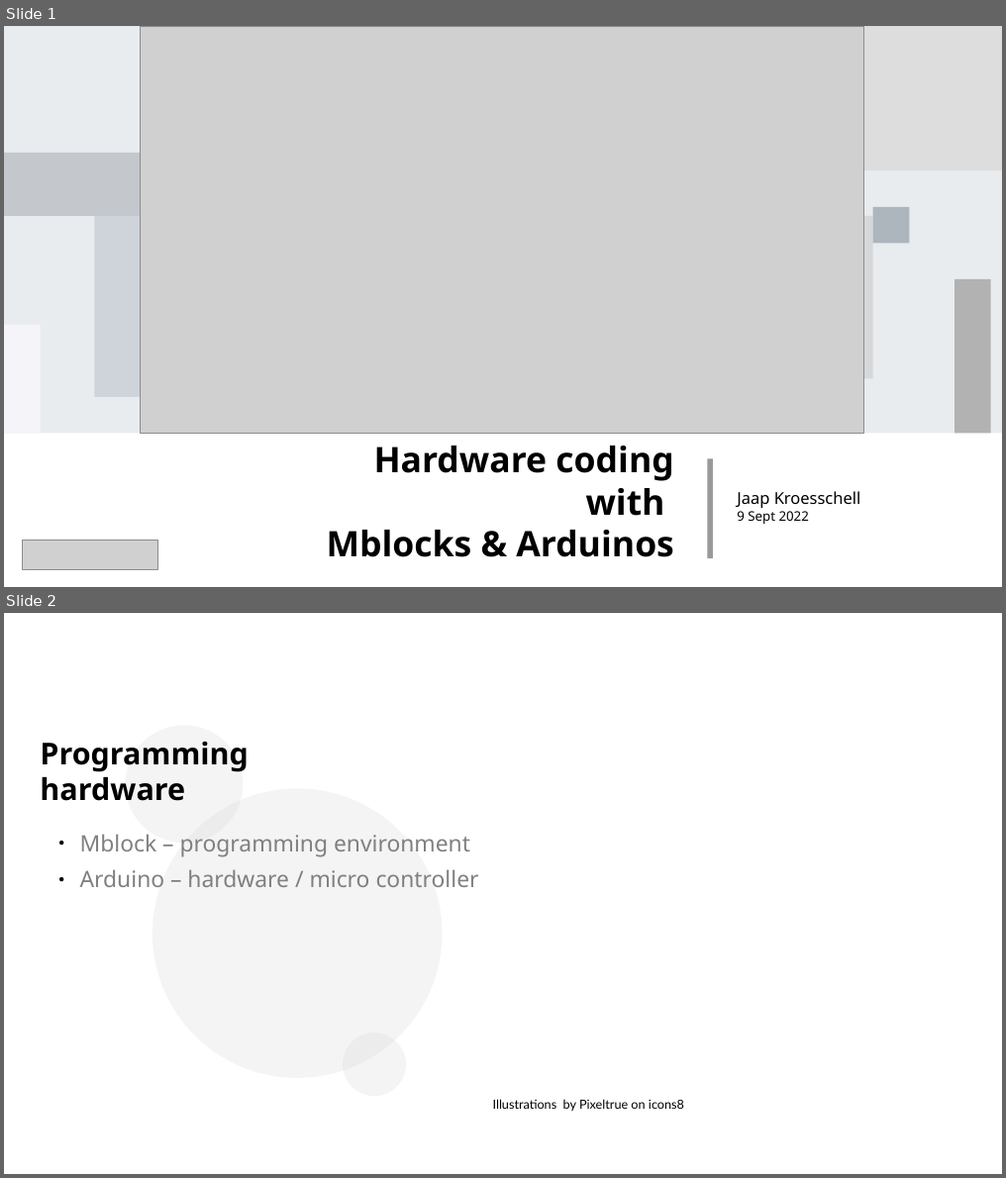
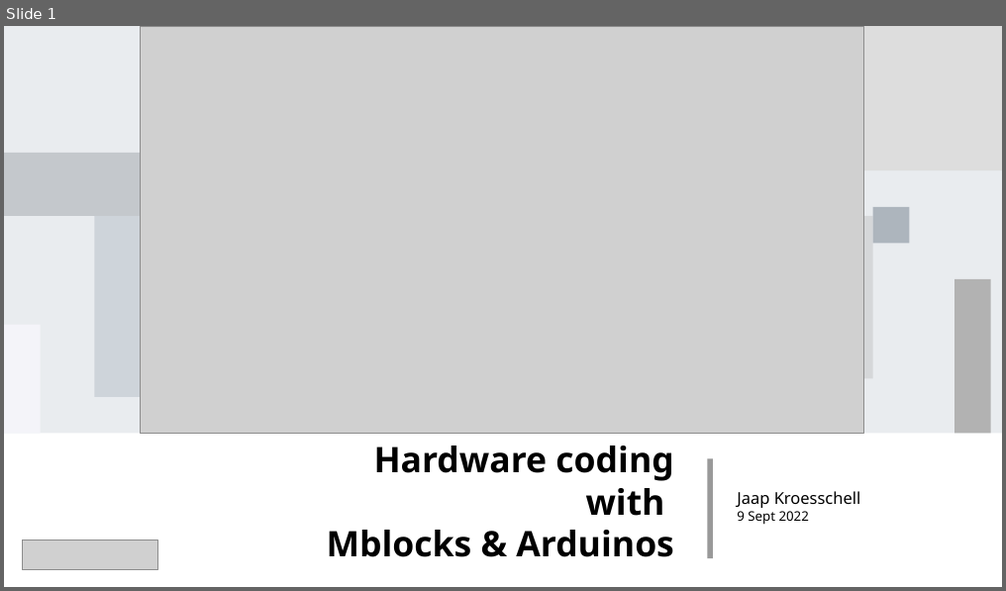
Before and after one commit to Jaapk/arduino_mblocks, a slide deck: docs/mBlocks-Arduino-course-01.odp. Shown one above the other, each under a label of ours: slides 1 and 2 before the commit, slide 1 after it. The pictures are 1006x1178 and 1006x591 pixels, drawn with LibreOffice and Linux fonts; fonts in the diff are those of the drawing; grey boxes stand for pictures; background and template pictures are left out. Boxes give left, top, right and bottom in pixels: in the first picture for what was removed or moved away, otherwise in the second. Text is boxed around its words. In the diff, an @@ line names an element or a change of style, - is before the commit and + after.

```diff
--- a/docs/mBlocks-Arduino-course-01.odp
+++ b/docs/mBlocks-Arduino-course-01.odp
@@ slide 2 removed at box(4, 613, 1002, 1174), background #FFFFFF @@
@@ ellipse removed at box(126, 725, 243, 843) @@
@@ text removed at box(40, 742, 249, 801) @@
-Programming hardware
@@ ellipse removed at box(152, 788, 443, 1078) @@
@@ text removed at box(80, 834, 479, 887) @@
-● Mblock – programming environment
-● Arduino – hardware / micro controller
@@ ellipse removed at box(343, 1033, 406, 1096) @@
@@ text removed at box(493, 1099, 684, 1111) @@
-Illustrations by Pixeltrue on icons8
```
Also in this commit, not shown: 6 slides changed, 7 slides added, 2 other slides removed, 17 other files.
